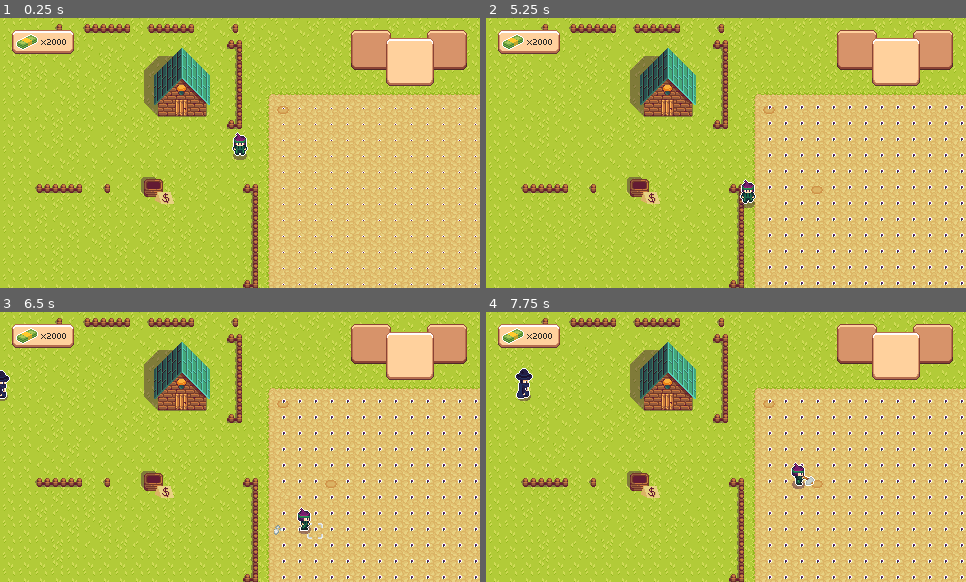
Above: before the commit, frames 1-4 (two rows, left to right).
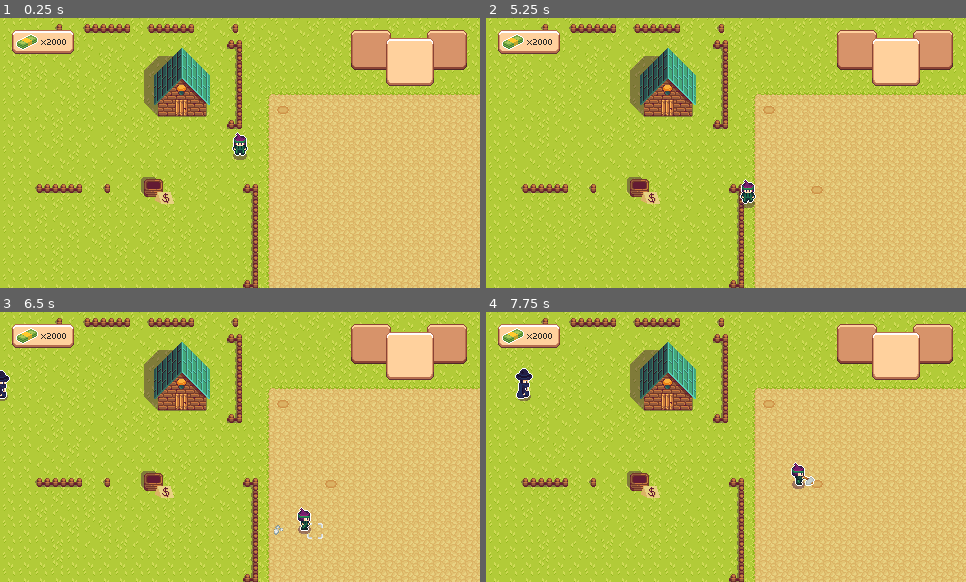
Above: after the commit, the same moments.

Repository: Jukaio/GGJ2024
Game: Godot game, scene res://scenes/entry_point.tscn
The game is run twice, just before and just after one commit, with the same random seed, the same clock (stepped at 60 frames per second) and the same inputs.
Inputs:
- Up to frame 1 (0.25 s): no input
- Up to frame 2 (5.25 s): tap Enter at 0.5 s; hold D (right) 0.53-1.28 s; tap Space (interact) at 0.6, 2.85, 5.1 s; hold S (down) 1.28-2.03 s; tap E (inv_next) at 1.35, 3.6 s; hold D (right) 2.03-2.78 s; tap Q (inv_prev) at 2.1, 4.35 s; hold W (up) 2.78-3.53 s; hold A (left) 3.53-5.03 s; hold S (down) from 5.03 s (still down)
- Up to frame 3 (6.5 s): release S (down) at 5.78 s; hold D (right) from 5.78 s (still down); tap E (inv_next) at 5.85 s
- Up to frame 4 (7.75 s): release D (right) at 6.53 s; hold W (up) 6.53-7.28 s; tap Q (inv_prev) at 6.6 s; hold D (right) from 7.28 s (still down); tap Space (interact) at 7.35 s

The runs differ from the first frame. In frame 1, 0.5% of the frame differs, in the area x 58-100%, y 32-99%; in frame 2, 1.5%; in frame 3, 1.5%; in frame 4, 1.5%.

Commit message:
crops off

Diff:
--- a/scripts/crops_grid.gd
+++ b/scripts/crops_grid.gd
@@ -41,7 +41,7 @@
 		for col in range(NumRows):
 			var newobj = MushroomPrefab1.instantiate() as Plant
 			add_child(newobj)
-			newobj.visible = true
+			newobj.visible = false
 			newobj.TimeForStateIncrease = grow_time
 
 			newobj.set_growth_state(0)
